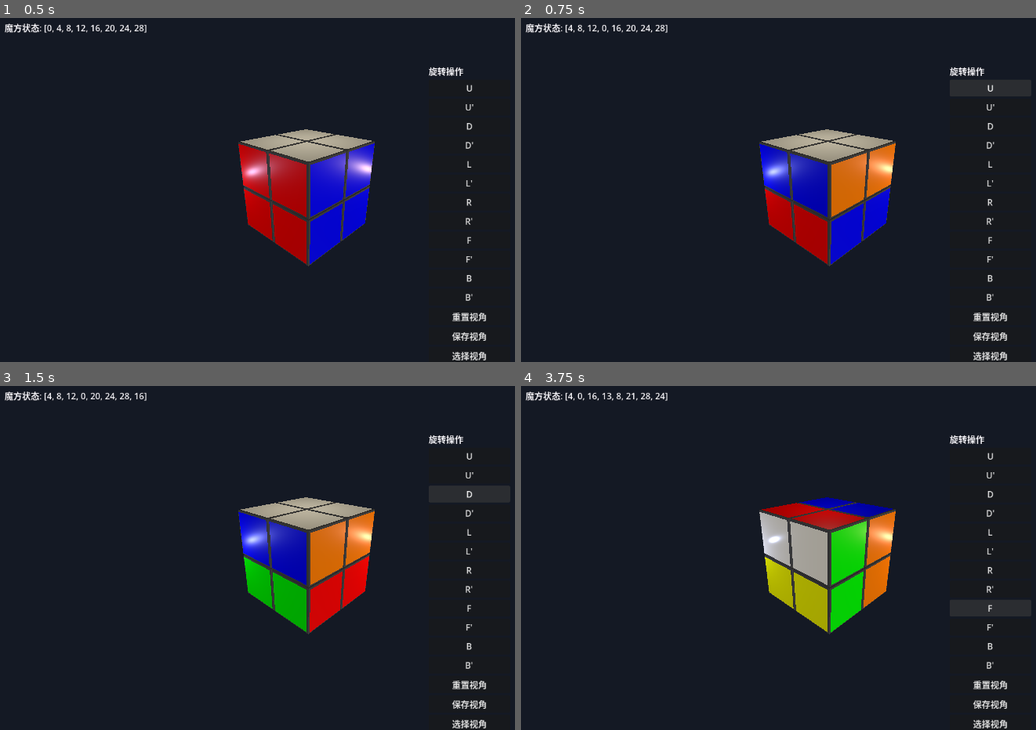
Above: before the commit, frames 1-4 (two rows, left to right).
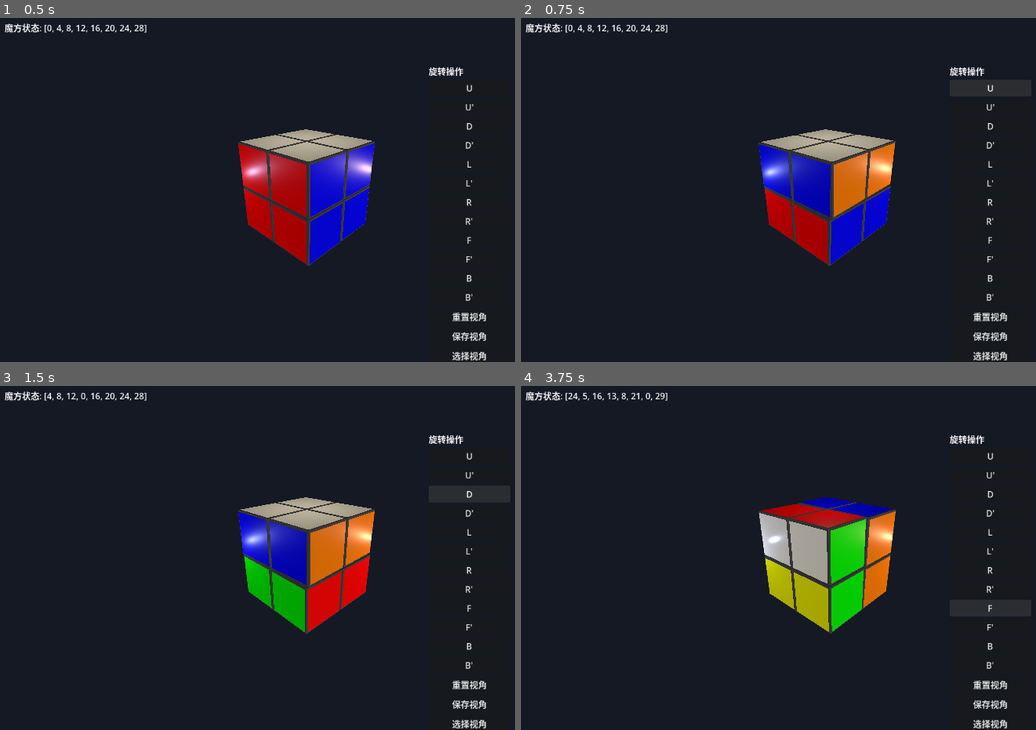
Above: after the commit, the same moments.

Repository: SH600570/godot_cube2-2
Game: Godot game, scene res://scenes/main.tscn
Two runs of this game, one before a commit and one after it. Both use one fixed random seed, a clock stepped at 60 frames per second and the inputs below.
Inputs:
- Up to frame 1 (0.5 s): no input
- Up to frame 2 (0.75 s): click "U" at 0.5 s
- Up to frame 3 (1.5 s): click "D" at 1.25 s
- Up to frame 4 (3.75 s): click "L" at 2 s; click "R" at 2.75 s; click "F" at 3.5 s

Frame 1 is identical in both runs. In frame 2, 0.6% of the frame differs, in the area x 9-73%, y 1-58%; in frame 3, 0.4%; in frame 4, 0.7%, in the area x 9-68%, y 1-73%.

Commit message:
增加了计划表，完成了旋转动画

Diff:
--- a/scripts/Cube2x2.gd
+++ b/scripts/Cube2x2.gd
@@ -3,11 +3,17 @@
 ## 整个 2x2 魔方的“总控”脚本
 ## - 负责：生成 8 个角块、安排它们的位置、处理层旋转、计算状态
 ## - 不负责：贴纸节点结构（在 CubePiece.tscn 里）、输入事件（在 UIController.gd 里）
+signal move_started()
+signal move_finished()
 
 ## 所有角块节点的数组（方便遍历/重置）
 var pieces = []
 ## 逻辑坐标 -> 角块 的映射，用于 O(1) 找到某个位置的块
 var pos_to_piece = {}
+## 动画期间锁输入，避免重复转动造成状态错乱
+var is_rotating := false
+## 单步层转动画时长（秒）
+const ROTATE_ANIM_DURATION := 0.2
 ## 相邻角块中心间距（略大于 1），让 8 个角块之间出现可见裂缝
 const PIECE_SPACING := 1.03
 ## 仅用于显示大小，不改变逻辑坐标/状态计算。值越大，屏幕里看起来越大
@@ -189,62 +195,86 @@
 
 func rotate_R() -> void:
 	# 右层顺时针旋转
+	if is_rotating:
+		return
 	var pieces_to_rotate = get_pieces_by_x(1)
 	rotate_pieces(pieces_to_rotate, Vector3.RIGHT, -90)
 
 func rotate_L() -> void:
 	# 左层顺时针旋转
+	if is_rotating:
+		return
 	var pieces_to_rotate = get_pieces_by_x(-1)
 	rotate_pieces(pieces_to_rotate, Vector3.RIGHT, 90)
 
 func rotate_U() -> void:
 	# 上层顺时针旋转
+	if is_rotating:
+		return
 	var pieces_to_rotate = get_pieces_by_y(1)
 	rotate_pieces(pieces_to_rotate, Vector3.UP, -90)
 
 func rotate_D() -> void:
 	# 下层顺时针旋转
+	if is_rotating:
+		return
 	var pieces_to_rotate = get_pieces_by_y(-1)
 	rotate_pieces(pieces_to_rotate, Vector3.UP, 90)
 
 func rotate_F() -> void:
 	# 前层顺时针旋转
+	if is_rotating:
+		return
 	var pieces_to_rotate = get_pieces_by_z(1)
 	rotate_pieces(pieces_to_rotate, DIR_FRONT, -90)
 
 func rotate_B() -> void:
 	# 后层顺时针旋转
+	if is_rotating:
+		return
 	var pieces_to_rotate = get_pieces_by_z(-1)
 	rotate_pieces(pieces_to_rotate, DIR_FRONT, 90)
 
 # 逆时针旋转函数
 func rotate_R_counterclockwise() -> void:
 	# 右层逆时针旋转
+	if is_rotating:
+		return
 	var pieces_to_rotate = get_pieces_by_x(1)
 	rotate_pieces(pieces_to_rotate, Vector3.RIGHT, 90)
 
 func rotate_L_counterclockwise() -> void:
 	# 左层逆时针旋转
+	if is_rotating:
+		return
 	var pieces_to_rotate = get_pieces_by_x(-1)
 	rotate_pieces(pieces_to_rotate, Vector3.RIGHT, -90)
 
 func rotate_U_counterclockwise() -> void:
 	# 上层逆时针旋转
+	if is_rotating:
+		return
 	var pieces_to_rotate = get_pieces_by_y(1)
 	rotate_pieces(pieces_to_rotate, Vector3.UP, 90)
 
 func rotate_D_counterclockwise() -> void:
 	# 下层逆时针旋转
+	if is_rotating:
+		return
 	var pieces_to_rotate = get_pieces_by_y(-1)
 	rotate_pieces(pieces_to_rotate, Vector3.UP, -90)
 
 func rotate_F_counterclockwise() -> void:
 	# 前层逆时针旋转
+	if is_rotating:
+		return
 	var pieces_to_rotate = get_pieces_by_z(1)
 	rotate_pieces(pieces_to_rotate, DIR_FRONT, 90)
 
 func rotate_B_counterclockwise() -> void:
 	# 后层逆时针旋转
+	if is_rotating:
+		return
 	var pieces_to_rotate = get_pieces_by_z(-1)
 	rotate_pieces(pieces_to_rotate, DIR_FRONT, -90)
 
@@ -252,6 +282,8 @@
 	# 以临时 pivot 实现“整层刚体旋转”，避免局部轴/浮点误差导致逻辑映射失效
 	if pieces_to_rotate.is_empty():
 		return
+	is_rotating = true
+	move_started.emit()
 	var pivot := Node3D.new()
 	pivot.name = "RotatePivot"
 	add_child(pivot)
@@ -260,7 +292,14 @@
 	for piece in pieces_to_rotate:
 		piece.reparent(pivot, true)
 
-	pivot.rotate(axis, deg_to_rad(angle))
+	var start_basis := pivot.basis
+	var end_basis := start_basis.rotated(axis.normalized(), deg_to_rad(angle))
+	var tween := create_tween()
+	tween.set_trans(Tween.TRANS_SINE).set_ease(Tween.EASE_IN_OUT)
+	tween.tween_method(func(weight: float):
+		pivot.basis = start_basis.slerp(end_basis, weight)
+	, 0.0, 1.0, ROTATE_ANIM_DURATION)
+	await tween.finished
 
 	for piece in pieces_to_rotate:
 		piece.reparent(self, true)
@@ -278,6 +317,8 @@
 	for piece in pieces:
 		piece.show_all_faces()
 		piece.hide_internal_faces()
+	is_rotating = false
+	move_finished.emit()
 
 func reset() -> void:
 	# 重置魔方
--- a/scripts/UIController.gd
+++ b/scripts/UIController.gd
@@ -31,6 +31,7 @@
 	if cube == null:
 		print("Error: Failed to find Cube2x2 node")
 		return
+	cube.move_finished.connect(update_status)
 
 	## 2. 找到相机节点
 	# 首先尝试在父节点的直接子节点中查找
@@ -69,6 +70,7 @@
 
 	## 3. 创建左上角的“魔方状态: xxxxxxxx”文本
 	create_status_label()
+	update_status()
 
 	## 4. 创建右侧旋转操作按钮
 	create_rotation_buttons()
@@ -96,37 +98,31 @@
 					cube.rotate_U_counterclockwise()
 				else:
 					cube.rotate_U()
-				update_status()
 			KEY_D:
 				if shift_pressed:
 					cube.rotate_D_counterclockwise()
 				else:
 					cube.rotate_D()
-				update_status()
 			KEY_L:
 				if shift_pressed:
 					cube.rotate_L_counterclockwise()
 				else:
 					cube.rotate_L()
-				update_status()
 			KEY_R:
 				if shift_pressed:
 					cube.rotate_R_counterclockwise()
 				else:
 					cube.rotate_R()
-				update_status()
 			KEY_F:
 				if shift_pressed:
 					cube.rotate_F_counterclockwise()
 				else:
 					cube.rotate_F()
-				update_status()
 			KEY_B:
 				if shift_pressed:
 					cube.rotate_B_counterclockwise()
 				else:
 					cube.rotate_B()
-				update_status()
 			KEY_SPACE:
 				# 重置魔方，需要输入"reset"确认
 				reset_with_confirmation()
@@ -213,7 +209,6 @@
 		# 使用闭包确保每个按钮调用正确的方法
 		button.pressed.connect(func(func_name = button_config["func"]):
 			call(func_name)
-			update_status()
 		)
 		button_container.add_child(button)
 
Renamed: 可选改进.txt -> 目前不考虑做的内容/可选改进.txt
Not shown, changed: README.md
Not shown, added: 状态存储.md
Not shown, added: 目前不考虑做的内容/README_3x3_MODEL.md
Not shown, added: 计划表.md
